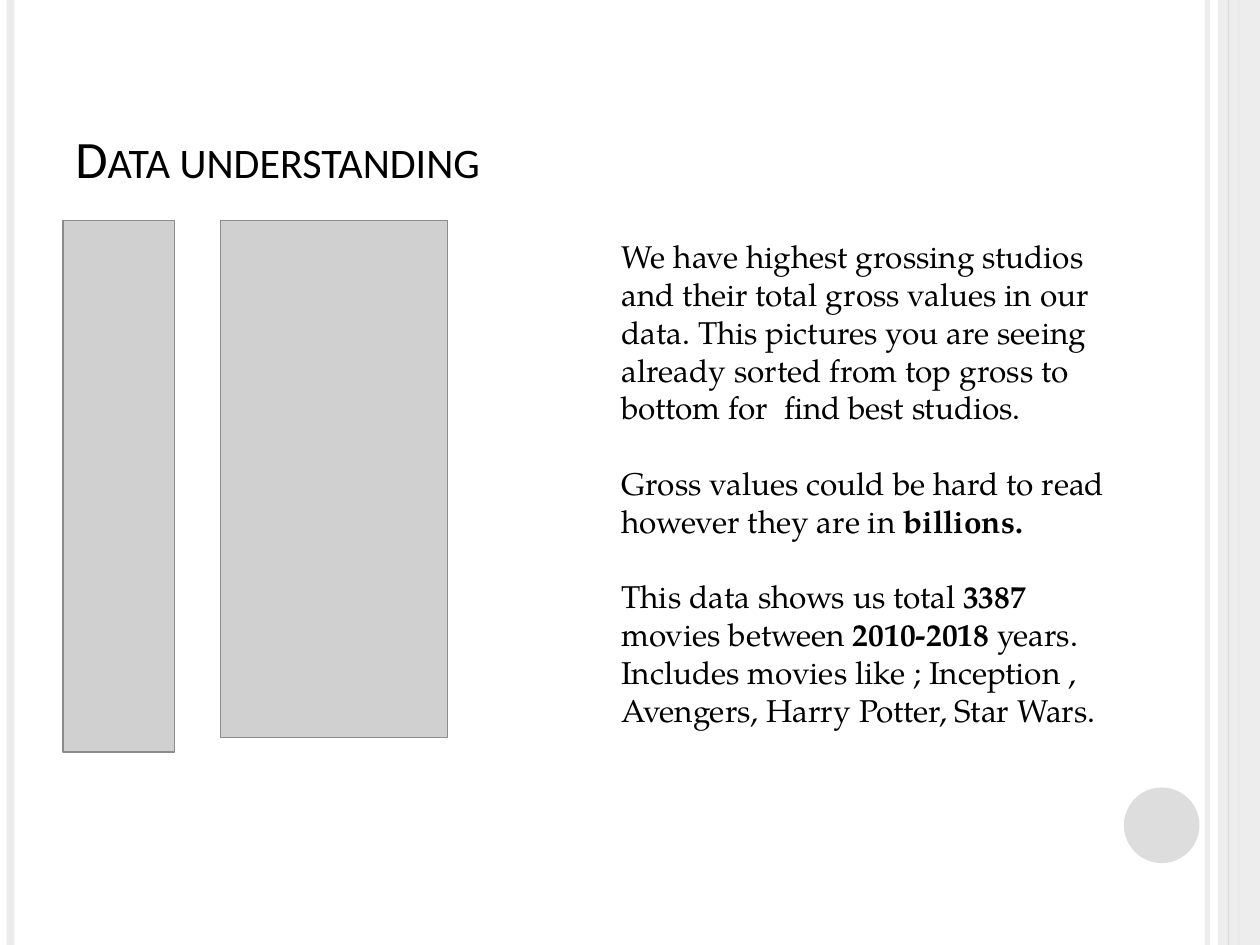
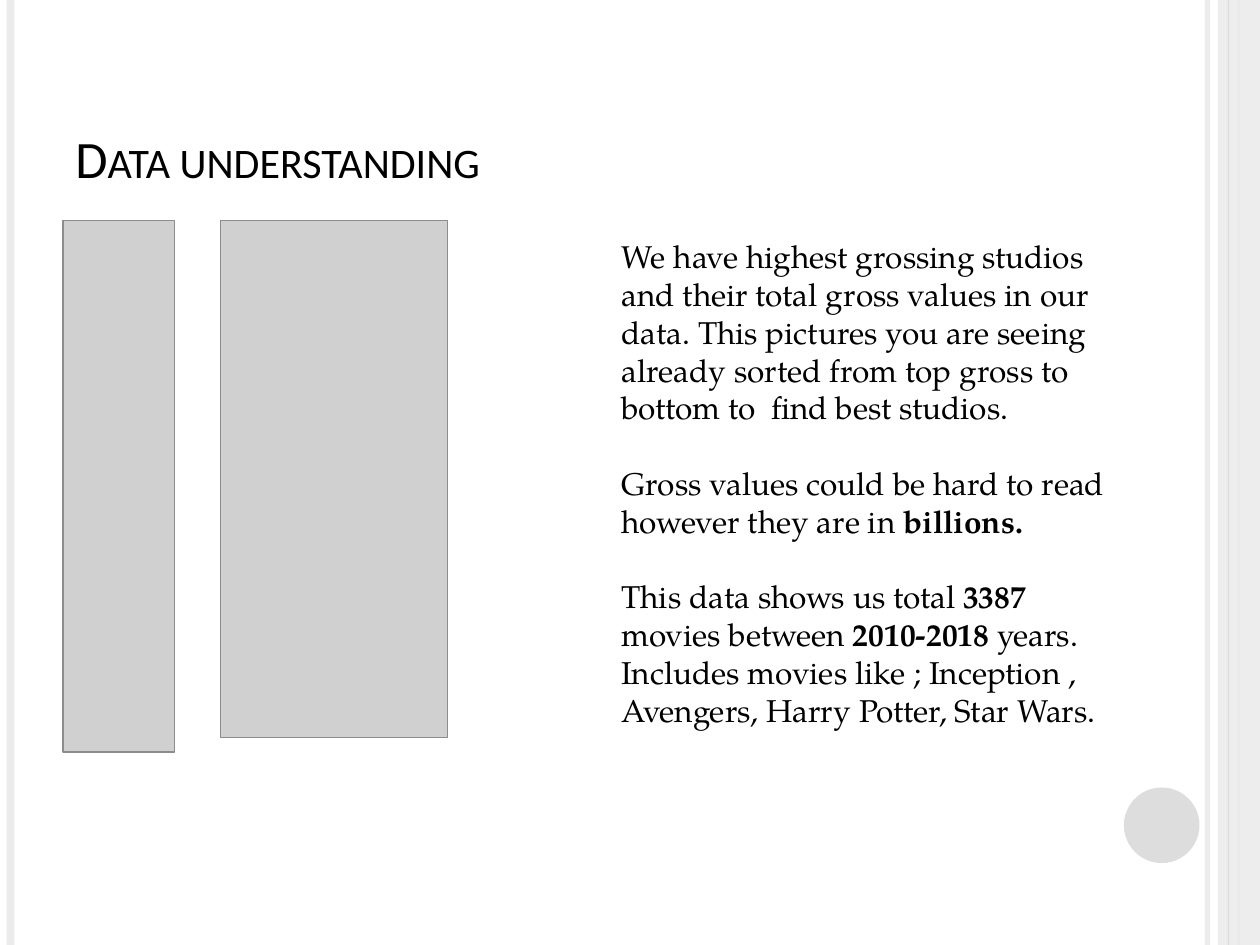
Before and after one commit to artificial126/dsc-phase-1-project, a slide deck: slide 3 of IMDB Movie Analyze.pptx. Drawn at 1260x945 pixels with LibreOffice and Linux fonts; fonts in the diff are those of the drawing; grey boxes stand for pictures. Boxes give left, top, right and bottom in pixels: in the first picture for what was removed or moved away, otherwise in the second. Text is boxed around its words. In the diff, an @@ line names an element or a change of style, - is before the commit and + after.

```diff
--- a/IMDB Movie Analyze.pptx
+++ b/IMDB Movie Analyze.pptx
@@ text at (621, 245, 1089, 420): text changed @@
-We have highest grossing studios and their total gross values in our data. This pictures you are seeing already sorted from top gross to bottom for find best studios.
+We have highest grossing studios and their total gross values in our data. This pictures you are seeing already sorted from top gross to bottom to find best studios.
```
Also in this commit, not shown: 7 other slides changed, 1 slide added, 11 other files.
